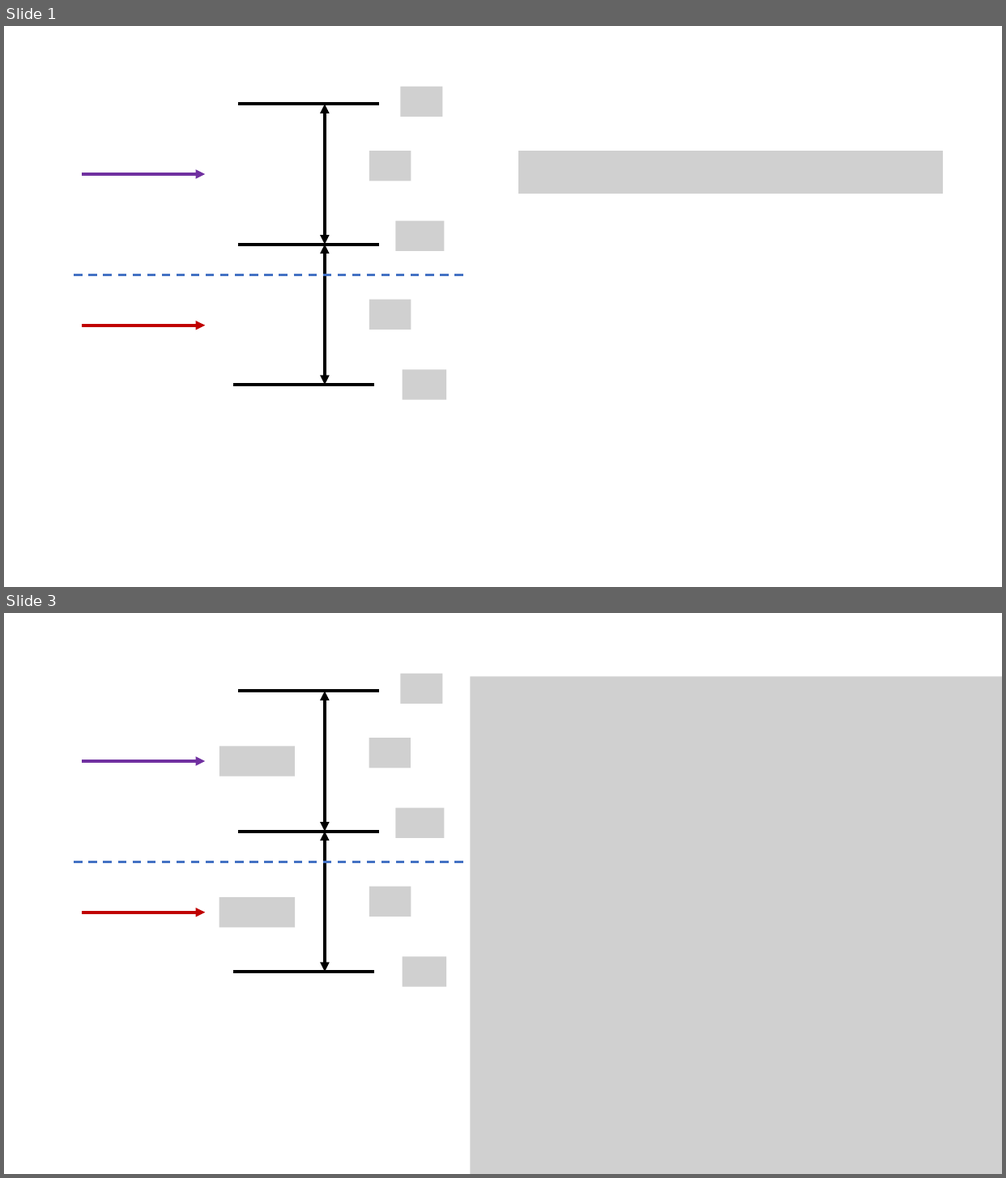
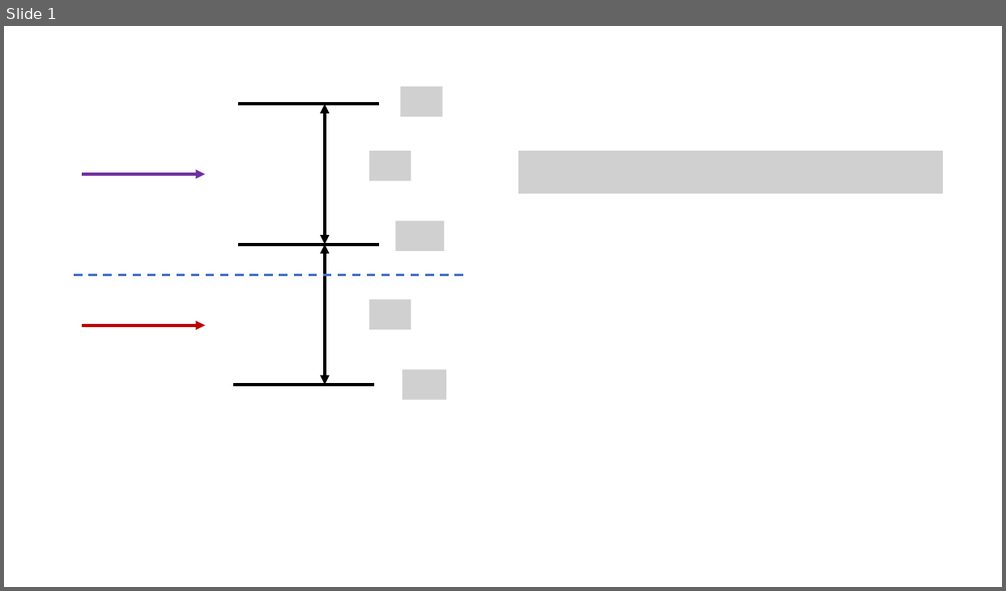
Before and after one commit to youjieyu888/circular-waveguide, a slide deck: absorption/enhancement.pptx. Shown one above the other, each under a label of ours: slides 1 and 3 before the commit, slide 1 after it; the slides between them are not shown. The pictures are 1006x1178 and 1006x591 pixels, drawn with LibreOffice and Linux fonts; fonts in the diff are those of the drawing; grey boxes stand for pictures. Boxes give left, top, right and bottom in pixels: in the first picture for what was removed or moved away, otherwise in the second. Text is boxed around its words. In the diff, an @@ line names an element or a change of style, - is before the commit and + after.

```diff
--- a/absorption/enhancement.pptx
+++ b/absorption/enhancement.pptx
@@ slide 3 removed at (4,613,1002,1174), background #FFFFFF @@
@@ picture removed at (401,674,443,704) @@
@@ picture removed at (471,677,1002,1174) @@
@@ line removed from (238, 691) to (379, 691) @@
@@ double arrow removed from (325, 691) to (325, 832) @@
@@ picture removed at (219,747,296,776) @@
@@ picture removed at (369,738,411,768) @@
@@ arrow removed from (82, 761) to (206, 761) @@
@@ picture removed at (395,807,444,837) @@
@@ line removed from (238, 832) to (379, 832) @@
@@ double arrow removed from (325, 832) to (325, 972) @@
@@ line removed from (74, 862) to (464, 862) @@
@@ picture removed at (219,897,296,927) @@
@@ picture removed at (369,886,411,916) @@
@@ arrow removed from (82, 913) to (206, 913) @@
@@ line removed from (234, 972) to (374, 972) @@
@@ picture removed at (403,956,446,986) @@
```
Also in this commit, not shown: 2 slides changed, 1 slide added, 3 other files.
